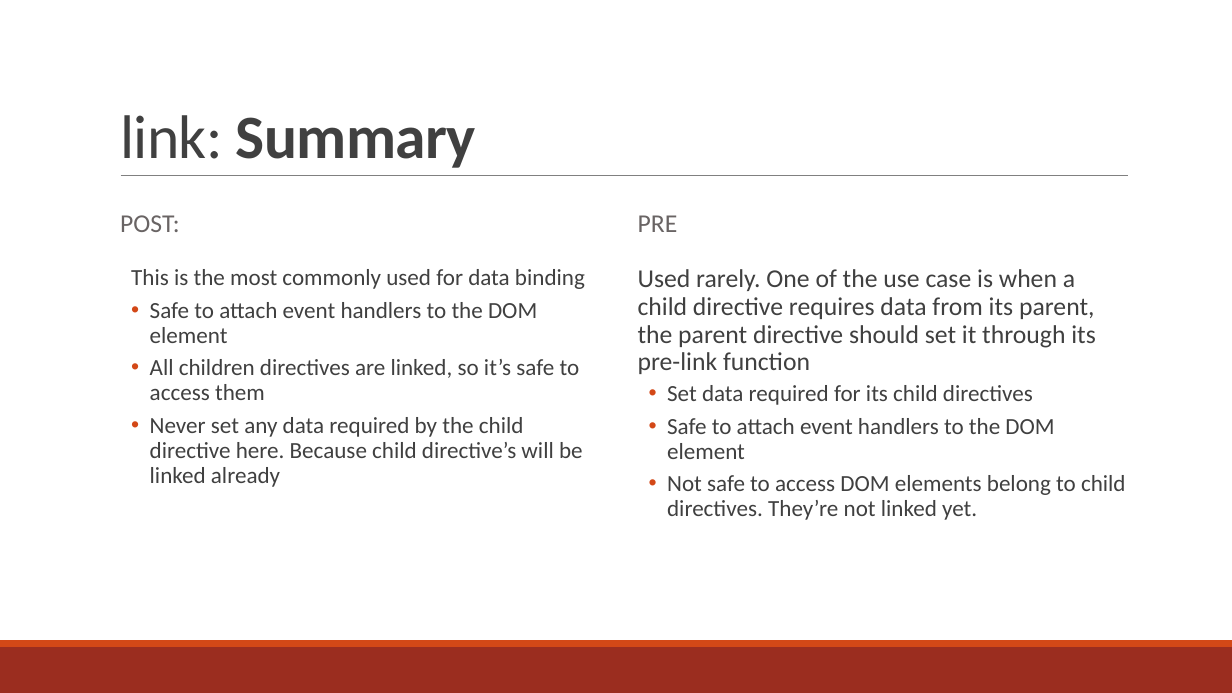
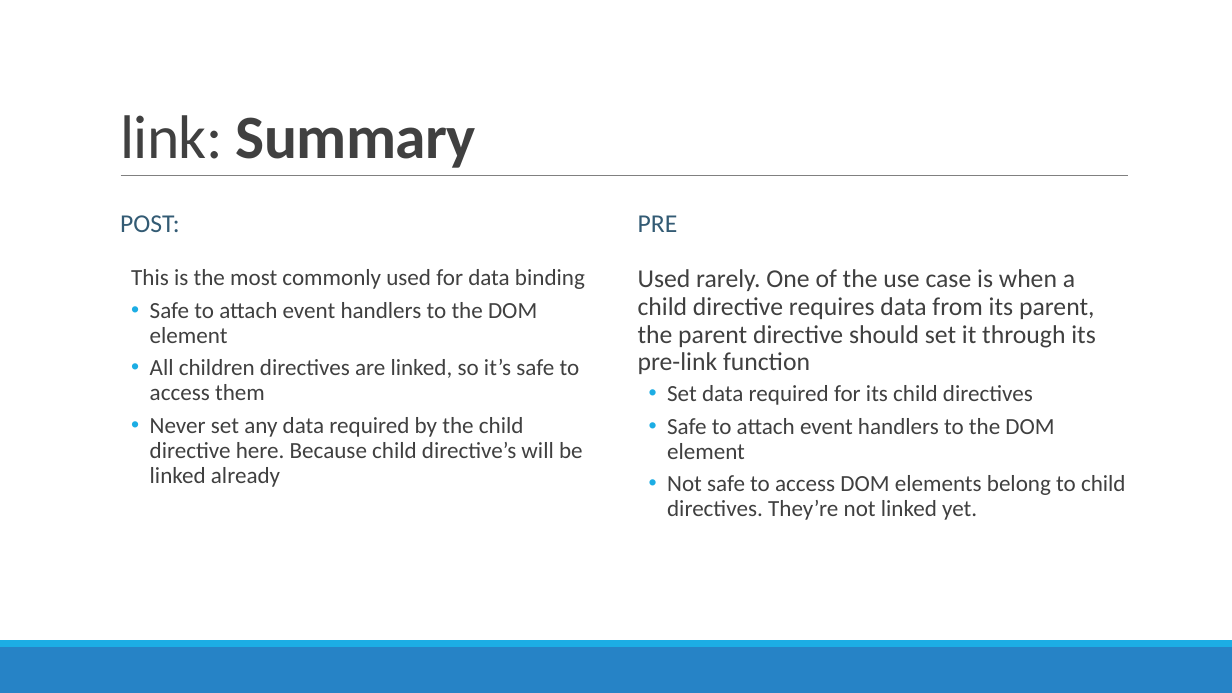
Before and after one commit to rivkiaizen/PhotoGalery, a slide deck: slide 33 of PhotoGalery/AngularJS-directive - final.pptx. Drawn at 1232x693 pixels with LibreOffice and Linux fonts; fonts in the diff are those of the drawing; background and template pictures are left out. Boxes give left, top, right and bottom in pixels: in the first picture for what was removed or moved away, otherwise in the second. Text is boxed around its words. In the diff, an @@ line names an element or a change of style, - is before the commit and + after.

```diff
--- a/PhotoGalery/AngularJS-directive - final.pptx
+++ b/PhotoGalery/AngularJS-directive - final.pptx
@@ text "POST:" at (120,215,180,232): text colour #696464 to #335B74 @@
@@ text "PRE" at (638,215,678,232): text colour #696464 to #335B74 @@
@@ text "Used rarely. One of the ..." at (638,269,1126,520): bullet colour #D34817 to #1CADE4 @@
@@ rectangle at (0,647,1232,693): fill #9B2D1F to #2683C6 @@
@@ rectangle at (0,640,1232,647): fill #D34817 to #1CADE4 @@
```
Also in this commit, not shown: 53 other slides changed, 3 other files.
